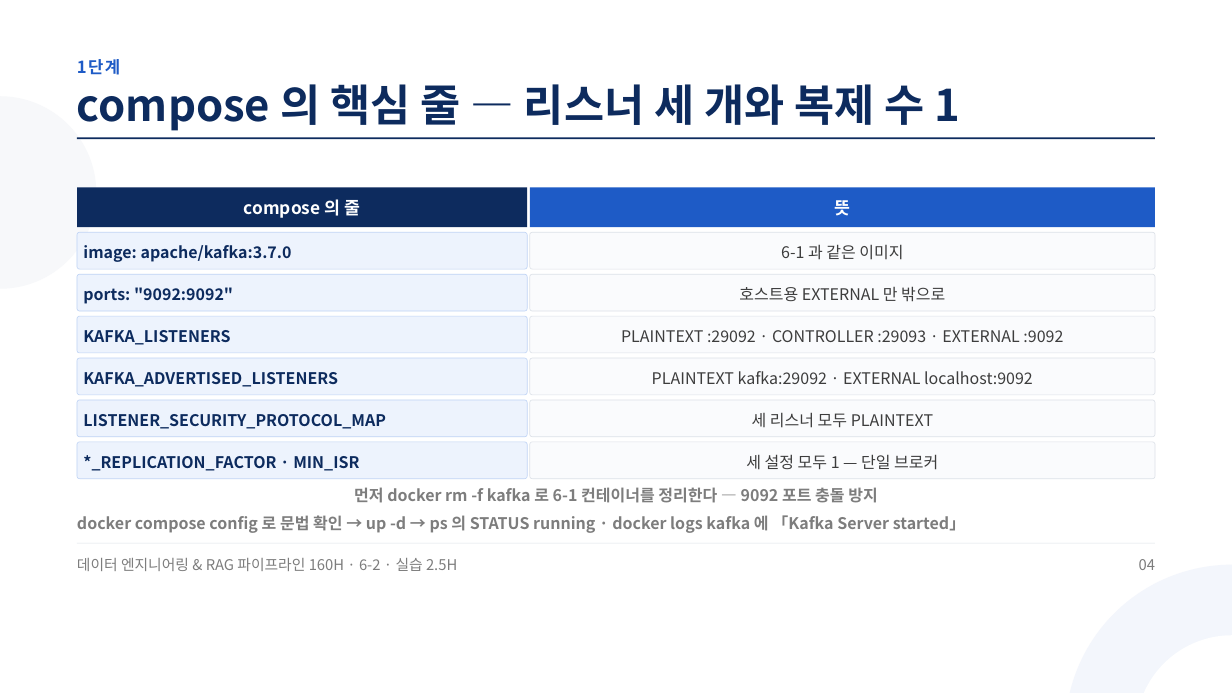
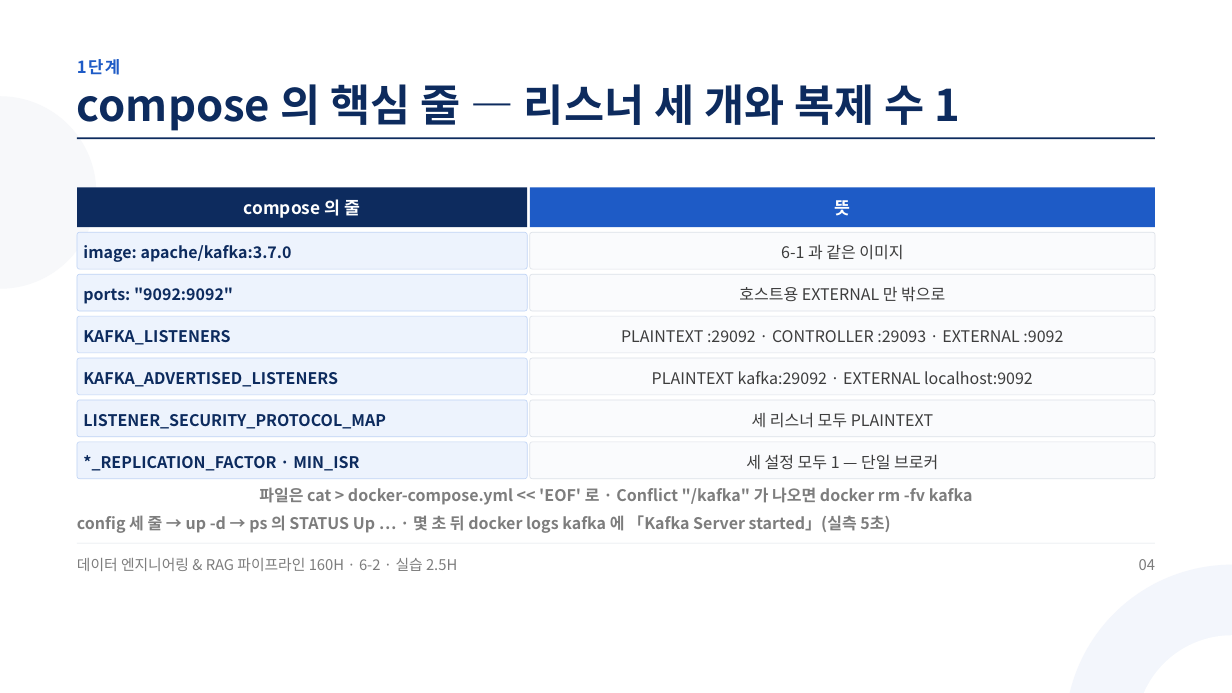
Before and after one commit to aebonlee/materials, a slide deck: slide 4 of data-eng/decks/w6d2s2.pptx. Drawn at 1232x693 pixels with LibreOffice and Linux fonts; fonts in the diff are those of the drawing. Boxes give left, top, right and bottom in pixels: in the first picture for what was removed or moved away, otherwise in the second. Text is boxed around its words. In the diff, an @@ line names an element or a change of style, - is before the commit and + after.

```diff
--- a/data-eng/decks/w6d2s2.pptx
+++ b/data-eng/decks/w6d2s2.pptx
@@ text at <box>259,487,973,505</box>: text changed @@
-먼저 docker rm -f kafka 로 6-1 컨테이너를 정리한다 — 9092 포트 충돌 방지
+파일은 cat > docker-compose.yml << 'EOF' 로 · Conflict "/kafka" 가 나오면 docker rm -fv kafka
@@ text at <box>77,515,890,533</box>: text changed @@
-docker compose config 로 문법 확인 → up -d → ps 의 STATUS running · docker logs kafka 에 「Kafka Server started」
+config 세 줄 → up -d → ps 의 STATUS Up … · 몇 초 뒤 docker logs kafka 에 「Kafka Server started」(실측 5초)
```
Also in this commit, not shown: 7 other slides changed, 1 slide added, 33 other files.
